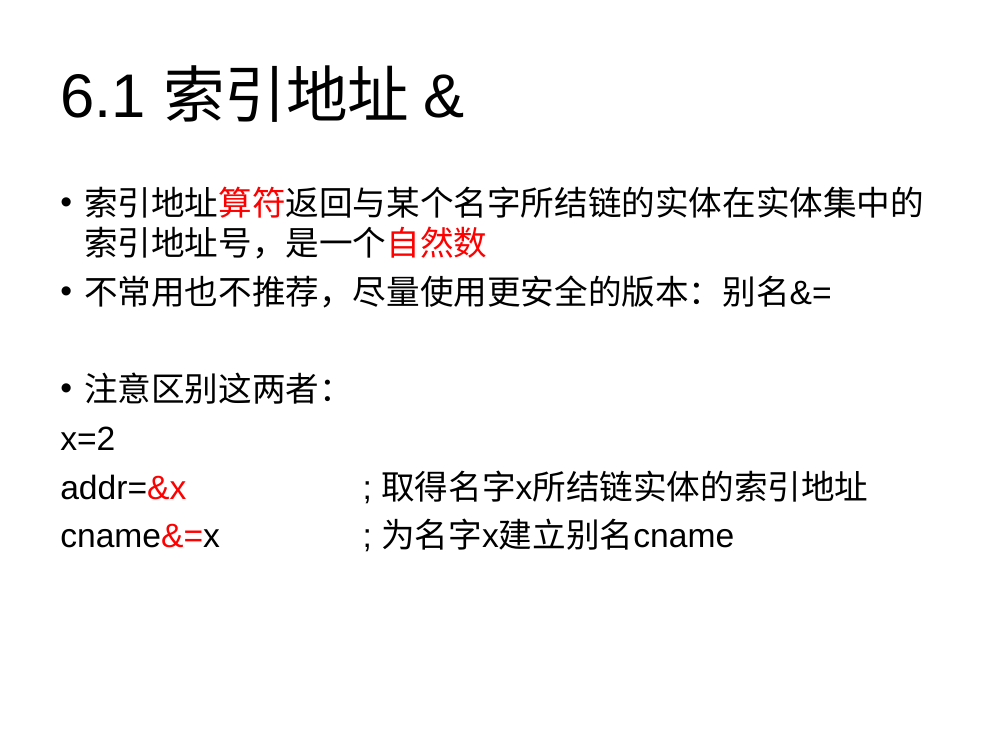
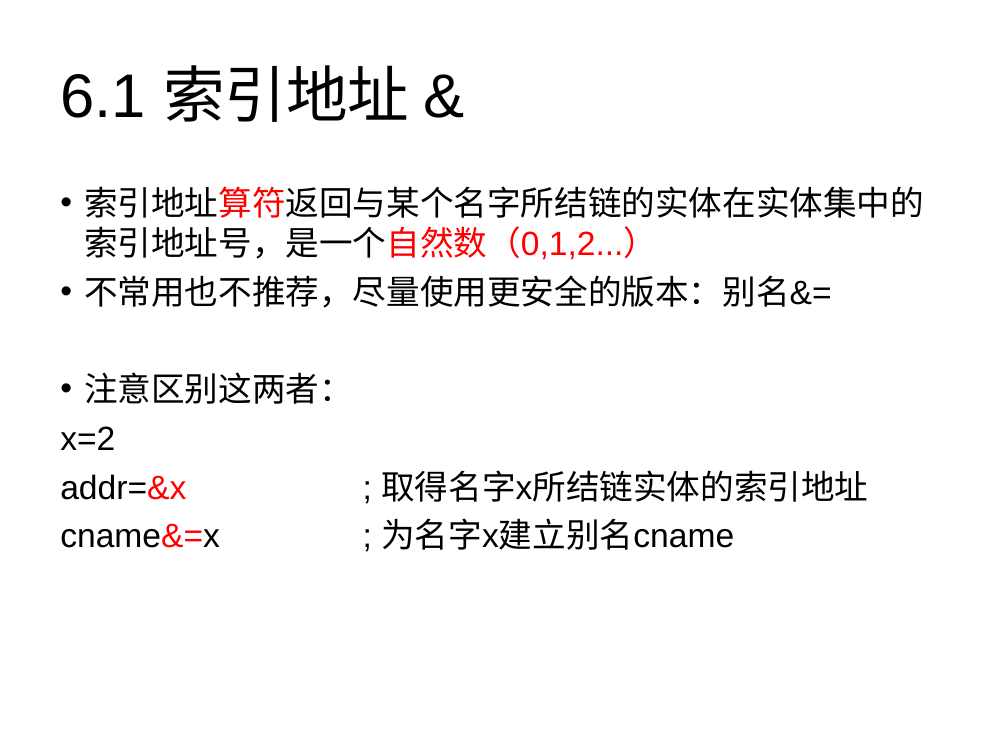
Before and after one commit to Kahsolt/Istah, a slide deck: slide 32 of doc/Istah语法书.ppt. Drawn at 1008x756 pixels with LibreOffice and Linux fonts; fonts in the diff are those of the drawing. Boxes give left, top, right and bottom in pixels: in the first picture for what was removed or moved away, otherwise in the second. Text is boxed around its words. In the diff, an @@ line names an element or a change of style, - is before the commit and + after.

```diff
--- a/doc/Istah语法书.ppt
+++ b/doc/Istah语法书.ppt
@@ text at bbox=[84, 186, 924, 260]: text changed @@
-• 索引地址算符返回与某个名字所结链的实体在实体集中的索引地址号，是一个自然数
+• 索引地址算符返回与某个名字所结链的实体在实体集中的索引地址号，是一个自然数（0,1,2...）
```
Also in this commit, not shown: 7 other slides changed, 2 slides added, 1 slide removed, 48 other files.
